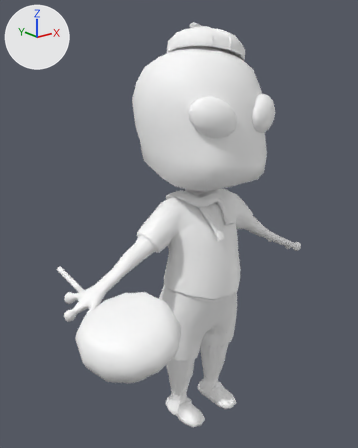
The FBX model Assets/Meshes/Customers/Kid alien animations/Idle animation.fbx: old version first, new version second.
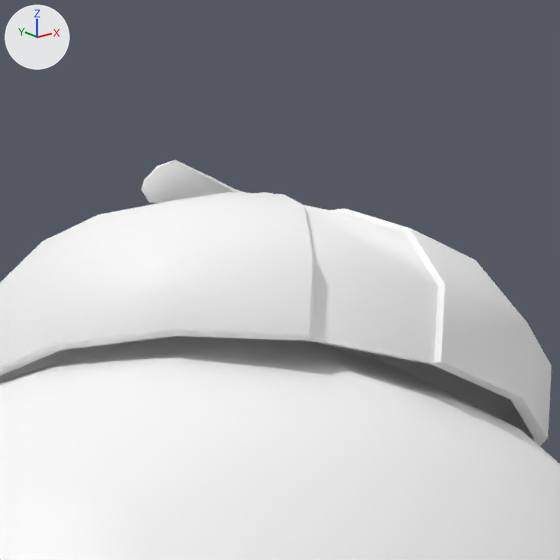
Each version is shown whole from a 50 mm lens placed at (-4.332, -1.601, 2.818), pointed at (-2.06, 1.239, 1.682), then close up on the part from 48% to 69% of the width and 0% to 17% of the height. Lighting does not change. The marker at upper left points along +X, +Y and +Z. Where no turn or scale is listed for an object, it has been applied to the vertices.

Names of what the first close-up shows: 'AlienModel_low', 'Object001'.
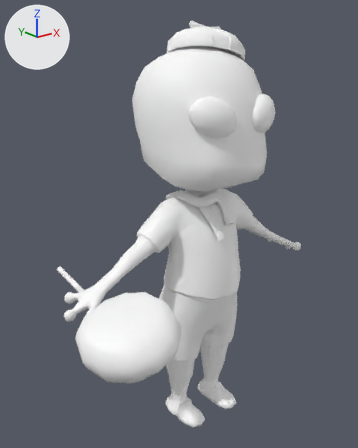
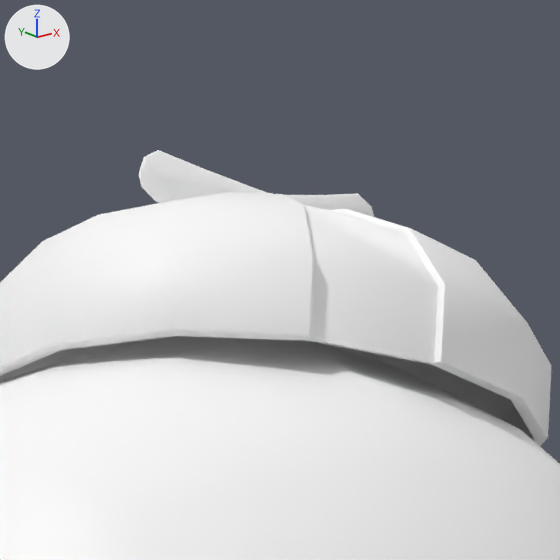
The change, as a diff of the scene's bpy script:
```diff
--- a/Assets/Meshes/Customers/Kid alien animations/Idle animation.fbx.py
+++ b/Assets/Meshes/Customers/Kid alien animations/Idle animation.fbx.py
@@ ob_object001 @@
 ob_object001.location = (-1.708, 1.352, 3.104)
+ob_object001.rotation_euler = (2.175, 0.224, -0.192)  # degrees (125, 13, -11)
 ob_object001.scale = (0.0208, 0.0208, 0.0208)
```

Changed parts and their boxes [x1, y1, x2, y2] in the close-ups (560 x 560 px):
'Object001', turned: before [141, 160, 246, 203]; after [139, 150, 374, 217]
